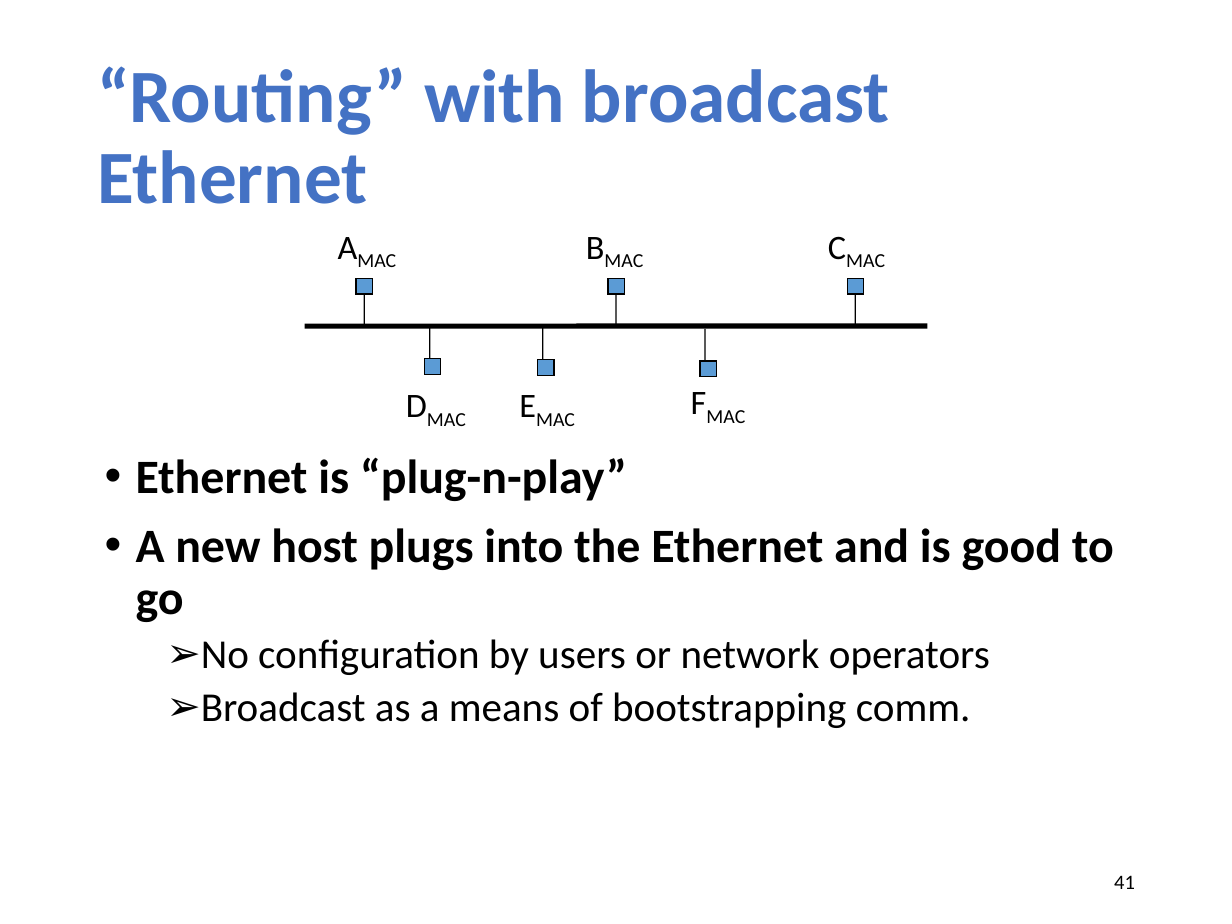
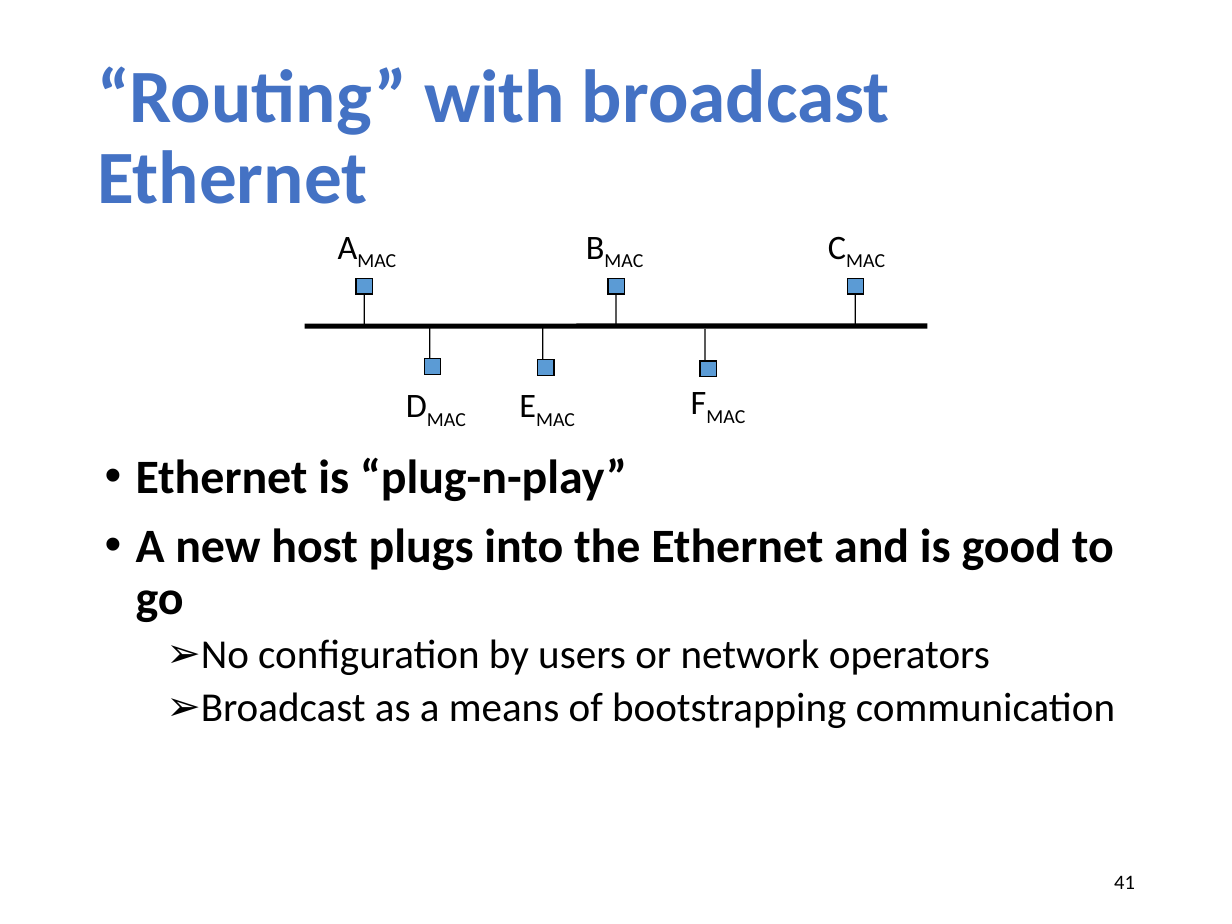
Before and after one commit to xinjin/course-net, a slide deck: slide 41 of slides/lec17_link.pptx. Drawn at 1232x924 pixels with LibreOffice and Linux fonts; fonts in the diff are those of the drawing. Boxes give left, top, right and bottom in pixels: in the first picture for what was removed or moved away, otherwise in the second. Text is boxed around its words. In the diff, an @@ line names an element or a change of style, - is before the commit and + after.

```diff
--- a/slides/lec17_link.pptx
+++ b/slides/lec17_link.pptx
@@ text at box(201, 692, 1115, 728): text changed @@
-  ➢ Broadcast as a means of bootstrapping comm.
+  ➢ Broadcast as a means of bootstrapping communication
```
Also in this commit, not shown: 10 other files.
